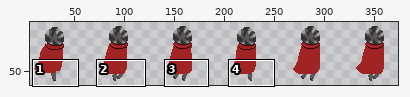
Sprite sheet, stored at Assets/Sprites/cybBackRun.png. The picture above shows the old version from afar; the outline marks the close-up.
Close-up. Before the edit:
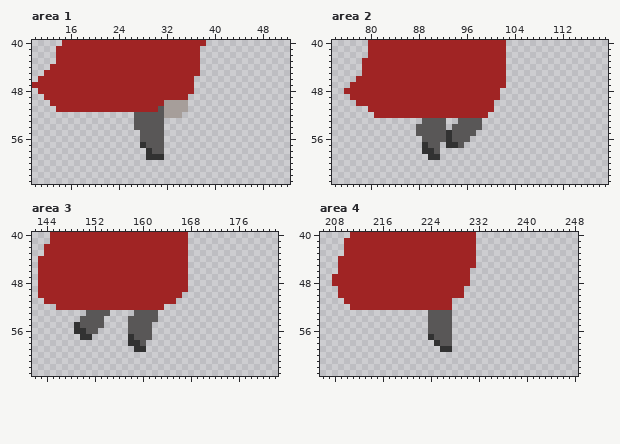
The file is 384x64 pixels. Shown: area 1: x 10..52, y 40..63; area 2: x 74..119, y 40..63; area 3: x 142..182, y 40..63; area 4: x 206..248, y 40..63. The wide view leaves out empty margins. The commit also changed other parts of the picture, which this record leaves out.
Now the later version:
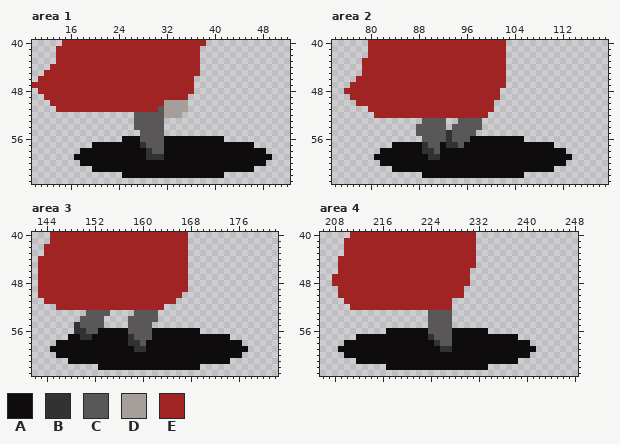
Palette (. is transparent): A #0e0c0c  B #323232  C #595757  D #a69e9a  E #a02424
From old to new:
Area 1:
There is now colour A in row 56 at x 25 to 27 and 32 to 41; in row 57 at x 20 to 27 and 32 to 46; in row 58 at x 18 to 28 and 32 to 48; in row 59 at x 17 to 28 and 32 to 49; in row 60 at x 18 to 48; in row 61 at x 20 to 46.
There is now colour A in row 62 at x 25 to 41.
Area 2:
There is now colour A in row 56 at x 97 to 105; in row 57 at x 84 to 88, 92 and 96 to 110; in row 58 at x 82 to 88 and 92 to 112; in row 59 at x 81 to 89 and 92 to 113; in row 60 at x 82 to 112; in row 61 at x 84 to 110.
There is now colour A in row 62 at x 89 to 105.
Area 3:
There is now colour A in row 56 at x 153 to 157 and 162 to 169; in row 57 at x 148 to 149, 152 to 157 and 162 to 174; in row 58 at x 146 to 157 and 161 to 176; in row 59 at x 145 to 158 and 161 to 177; in row 60 at x 146 to 176; in row 61 at x 148 to 174.
There is now colour A in row 62 at x 153 to 169.
Area 4:
There is now colour A in row 56 at x 217 to 223 and 228 to 233; in row 57 at x 212 to 223 and 228 to 238; in row 58 at x 210 to 224 and 228 to 240; in row 59 at x 209 to 225 and 228 to 241; in row 60 at x 210 to 240; in row 61 at x 212 to 238.
There is now colour A in row 62 at x 217 to 233.
Changed places in both close-ups, as pixel boxes (x1, y1, x2, y2):
added: (74, 136, 272, 178)
added: (374, 136, 572, 178)
added: (50, 328, 248, 370)
added: (338, 328, 536, 370)
